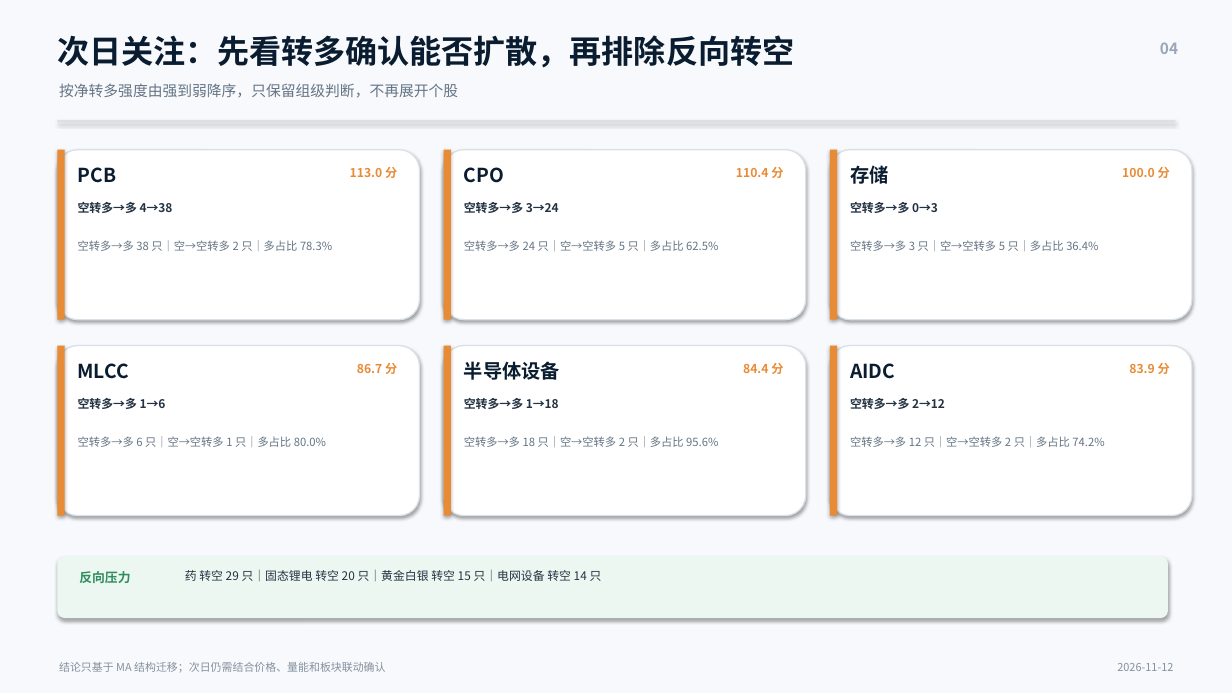
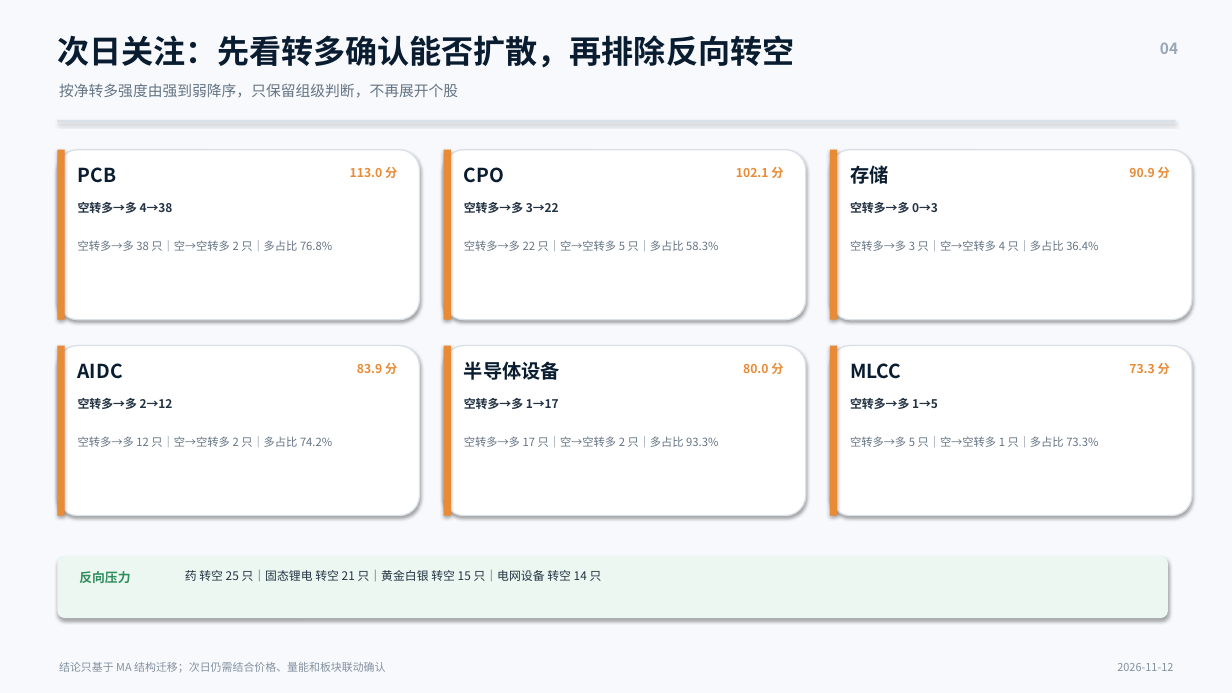
Before and after one commit to nancybhc/a-share-blast-lab, a slide deck: slide 4 of assets/多空阶段简报_2026-11-12.pptx. Drawn at 1232x693 pixels with LibreOffice and Linux fonts; fonts in the diff are those of the drawing. Boxes give left, top, right and bottom in pixels: in the first picture for what was removed or moved away, otherwise in the second. Text is boxed around its words. In the diff, an @@ line names an element or a change of style, - is before the commit and + after.

```diff
--- a/assets/多空阶段简报_2026-11-12.pptx
+++ b/assets/多空阶段简报_2026-11-12.pptx
@@ text at (x1=736, y1=167, x2=783, y2=178): text changed @@
-110.4 分
+102.1 分
@@ text at (x1=1129, y1=167, x2=1170, y2=178): text changed @@
-100.0 分
+90.9 分
@@ text at (x1=464, y1=202, x2=559, y2=213): text changed @@
-空转多→多 3→24
+空转多→多 3→22
@@ text at (x1=78, y1=240, x2=332, y2=251): text changed @@
-空转多→多 38 只｜空→空转多 2 只｜多占比 78.3%
+空转多→多 38 只｜空→空转多 2 只｜多占比 76.8%
@@ text at (x1=464, y1=240, x2=718, y2=251): text changed @@
-空转多→多 24 只｜空→空转多 5 只｜多占比 62.5%
+空转多→多 22 只｜空→空转多 5 只｜多占比 58.3%
@@ text at (x1=850, y1=240, x2=1098, y2=251): text changed @@
-空转多→多 3 只｜空→空转多 5 只｜多占比 36.4%
+空转多→多 3 只｜空→空转多 4 只｜多占比 36.4%
@@ text at (x1=78, y1=363, x2=123, y2=379): text changed @@
-MLCC
+AIDC
@@ text at (x1=357, y1=363, x2=397, y2=374): text changed @@
-86.7 分
+83.9 分
@@ text at (x1=743, y1=363, x2=783, y2=374): text changed @@
-84.4 分
+80.0 分
@@ text at (x1=850, y1=363, x2=901, y2=379): text changed @@
-AIDC
+MLCC
@@ text at (x1=1129, y1=363, x2=1170, y2=374): text changed @@
-83.9 分
+73.3 分
@@ text at (x1=78, y1=398, x2=173, y2=409): text changed @@
-空转多→多 1→6
+空转多→多 2→12
@@ text at (x1=464, y1=398, x2=559, y2=409): text changed @@
-空转多→多 1→18
+空转多→多 1→17
@@ text at (x1=850, y1=398, x2=938, y2=409): text changed @@
-空转多→多 2→12
+空转多→多 1→5
@@ text at (x1=78, y1=436, x2=332, y2=447): text changed @@
-空转多→多 6 只｜空→空转多 1 只｜多占比 80.0%
+空转多→多 12 只｜空→空转多 2 只｜多占比 74.2%
@@ text at (x1=464, y1=436, x2=718, y2=447): text changed @@
-空转多→多 18 只｜空→空转多 2 只｜多占比 95.6%
+空转多→多 17 只｜空→空转多 2 只｜多占比 93.3%
@@ text at (x1=850, y1=436, x2=1098, y2=447): text changed @@
-空转多→多 12 只｜空→空转多 2 只｜多占比 74.2%
+空转多→多 5 只｜空→空转多 1 只｜多占比 73.3%
@@ text at (x1=185, y1=570, x2=602, y2=581): text changed @@
-药 转空 29 只｜固态锂电 转空 20 只｜黄金白银 转空 15 只｜电网设备 转空 14 只
+药 转空 25 只｜固态锂电 转空 21 只｜黄金白银 转空 15 只｜电网设备 转空 14 只
```
Also in this commit, not shown: 3 other slides changed, 6 other files.
